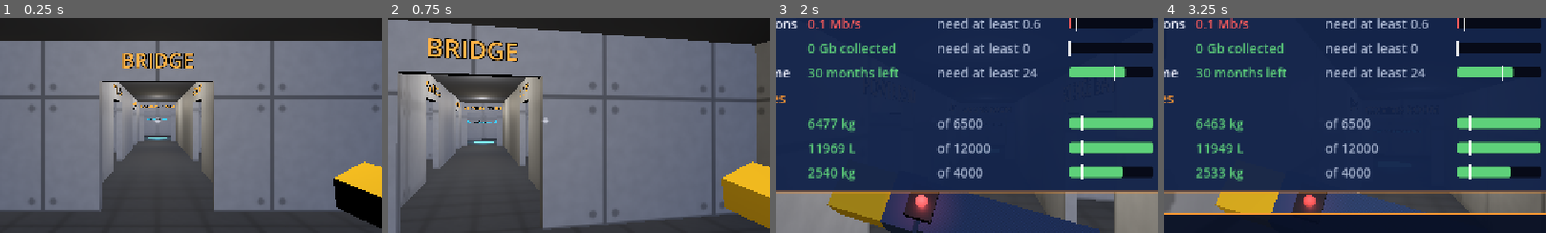
Above: before the commit, frames 1-4 (left to right).
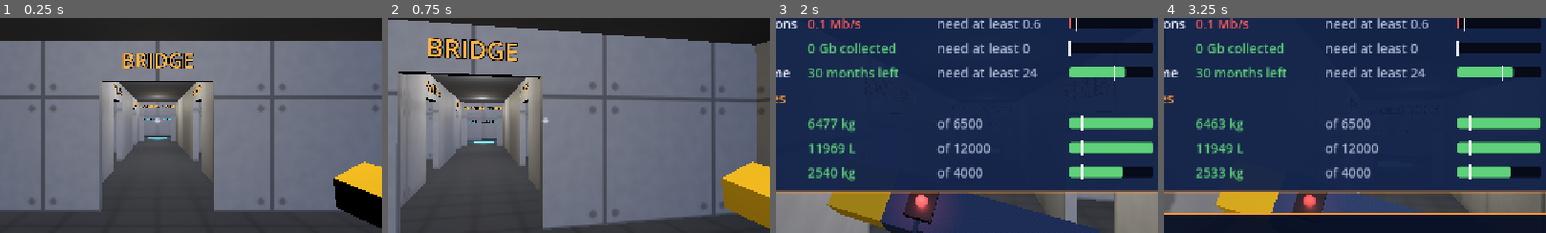
Above: after the commit, the same moments.

Repository: Kaleb-45/how-did-we-get-here
Game: Godot game, scene res://scenes/flight.tscn
Same seed, same stepped clock (60 frames per second), same inputs: the game is played once before the commit and once after it. This scene is started directly instead of the project's main scene.
Inputs (mouse positions are % of the whole screen's width and height, from its top left):
- Up to frame 1 (0.25 s): no input
- Up to frame 2 (0.75 s): tap Enter at 0.5 s; move the mouse to (55, 50) at 0.52 s; hold W (move_forward) from 0.53 s (still down); hold E (interact) from 0.53 s (still down); click (55, 50) at 0.67 s
- Up to frame 3 (2 s): keep holding W (move_forward); tap Space (jump) at 0.77, 1.07, 1.52, 1.82 s; move the mouse to (45, 50) at 1.27 s; release E (interact) at 1.28 s; tap Tab (toggle_dashboard) at 1.35 s
- Up to frame 4 (3.25 s): keep holding W (move_forward); move the mouse to (52, 48) at 2.02 s; tap 1 at 2.1 s; move the mouse to (49, 52) at 2.77 s; tap 2 at 2.85 s; click (49, 52) at 2.92 s; tap Space (jump) at 3.02 s
The pictures show only the part of the screen within x 29-79%, y 26-76%; the shares and areas given below are measured in that part.

The runs differ from the first frame. In frame 1, less than 0.1% of the frame differs, in the area x 37-45%, y 46-48%; in frame 2, less than 0.1%, in the area x 20-29%, y 47-49%; in frame 3, less than 0.1%; in frame 4, less than 0.1%.

Commit message:
Batch 5 review fixes: calm banner theme style, Flight station labels, science line waits for parts, leftovers
Co-Authored-By: Claude Opus 5.5 <noreply@anthropic.com>

Diff:
--- a/data/story.json
+++ b/data/story.json
@@ -60,7 +60,7 @@
     "launch_button": "Launch mission"
   },
   "ship": {
-    "_readme": "Names on the ship. room_names = the sign abo …(121 unchanged characters)… ng label over each glowing floor marker.",
+    "_readme": "Names on the ship. room_names = the sign abo …(121 unchanged characters)… ng label over each glowing floor marker. flight_stations = the label over the Science and Comms markers during Flight (they only work in Mars orbit).",
     "room_names": {
       "bridge": "BRIDGE",
       "power_room": "POWER ROOM",
@@ -74,6 +74,10 @@
       "life_support_food": "Food station",
       "life_support_water": "Water station",
       "life_support_air": "Air station"
+    },
+    "flight_stations": {
+      "capture": "Science station: works in Mars orbit",
+      "downlink": "Comms station: works in Mars orbit"
     }
   },
   "walk_screen": {
@@ -254,22 +258,16 @@
     "hint": "Press E (or click) when the ring closes on the target.",
     "get_ready": "Get ready...",
     "burn_label": "ORBIT BURN",
-    "results": {
-      "Perfect": "Perfect",
-      "Good": "Good",
-      "Miss": "Miss"
-    },
     "summary_title": "Orbit burn summary",
     "no_loss": "No losses. We are in orbit!",
     "cost_line": "Orbit burn: {cost}",
     "next_button": "On to Mars orbit"
   },
   "science": {
-    "_readme": "Words for the science pass (Stage 4, in the  …(205 unchanged characters)…  line after the Press E hint. sent_home / stored = result lines ({gb} = gigabits).",
+    "_readme": "Words for the science pass (Stage 4, in the  …(205 unchanged characters)…  line after the Press E hint. sent_home = result line ({gb} = gigabits).",
     "banner_capture": "TARGET IN VIEW: Science bay, press E ({seconds})",
     "banner_downlink": "GROUND STATION IN VIEW: Comms room, press E ({seconds})",
     "sent_home": "Sent home: {gb} Gb",
-    "stored": "Stored: {gb} Gb",
     "station_capture": "Science station: capture",
     "station_capture_open": "Capture now!",
     "station_downlink": "Comms station: downlink",
--- a/data/timing.json
+++ b/data/timing.json
@@ -100,6 +100,10 @@
       "kind": "fuel",
       "amount": 15,
       "source": "PLACEHOLDER"
+    },
+    "between_seconds": {
+      "value": 2.2,
+      "source": "PLACEHOLDER (game-design timing, a student can change it)"
     }
   }
 }
--- a/scenes/walk.tscn
+++ b/scenes/walk.tscn
@@ -87,10 +87,7 @@
 offset_top = 60.0
 offset_bottom = 110.0
 grow_horizontal = 2
-theme_override_colors/font_color = Color(0.25, 0.82, 1, 1)
-theme_override_colors/font_outline_color = Color(0, 0, 0, 1)
-theme_override_constants/outline_size = 8
-theme_type_variation = &"HeadingText"
+theme_type_variation = &"CalmBannerText"
 horizontal_alignment = 1
 
 [node name="ControlsHint" type="Label" parent="HUD"]
--- a/scripts/orbit_burn.gd
+++ b/scripts/orbit_burn.gd
@@ -57,7 +57,7 @@
 	if result == "Miss":
 		GameState.add_damage(cost["kind"], cost["amount"])
 	inner_voice.say(voice_lines["results"][result])
-	await get_tree().create_timer(Data.timing["launch"]["between_seconds"]).timeout
+	await get_tree().create_timer(numbers["between_seconds"]["value"]).timeout
 	show_summary(result, cost)
 
 
--- a/scripts/science_pass.gd
+++ b/scripts/science_pass.gd
@@ -30,6 +30,7 @@
 var captured: bool = false       # the capture press was done
 var downlinked: bool = false     # the downlink press was done
 var sent_home_text: String = ""  # "Sent home: X Gb", shown in the banner after the downlink
+var downlink_line_waiting: bool = false   # the "ground station in view" line waits until all parts are back on
 var press_kind: String = ""      # "capture" or "downlink" while a ring runs
 
 
@@ -61,6 +62,9 @@
 	elapsed += delta
 	set_window("capture", elapsed >= numbers["capture_start_seconds"]["value"] and elapsed < numbers["capture_end_seconds"]["value"])
 	set_window("downlink", elapsed >= numbers["downlink_start_seconds"]["value"] and elapsed < numbers["downlink_end_seconds"]["value"])
+	if downlink_line_waiting and downlink_open and GameState.parts_off.is_empty():
+		downlink_line_waiting = false
+		walk.say(lines["station_in_view"])
 	update_banner()
 
 
@@ -77,9 +81,15 @@
 	var label: Label3D = ship.science_labels[kind]
 	if is_open:
 		label.text = words["station_" + kind + "_open"]
-		walk.say(lines["target_in_view"] if kind == "capture" else lines["station_in_view"])
+		if kind == "capture":
+			walk.say(lines["target_in_view"])
+		elif GameState.parts_off.is_empty():
+			walk.say(lines["station_in_view"])
+		else:
+			downlink_line_waiting = true   # do not hide the "switch things back on" reminder
 	else:
 		label.text = words["station_" + kind]
+		downlink_line_waiting = false
 		var done: bool = captured if kind == "capture" else downlinked
 		if not done:
 			walk.say(lines[kind + "_window_missed"])
--- a/scripts/walk.gd
+++ b/scripts/walk.gd
@@ -71,6 +71,10 @@
 	GameState.fill_default_choices()
 
 	ship.build()
+	if flight_mode:
+		# The Science and Comms stations only work in Mars orbit: say so on their labels.
+		for kind in ship.science_labels:
+			ship.science_labels[kind].text = Data.story["ship"]["flight_stations"][kind]
 	spacecraft.build()   # (parked outside the ship for now: the parts move to the windows later)
 	power_panel.build()
 	put_player_at_start()
--- a/theme/game_theme.tres
+++ b/theme/game_theme.tres
@@ -21,6 +21,7 @@
 ;   AccentText   small headings (orange)                 24
 ;   TableText    the dashboard rows                      22
 ;   BannerText   the POWER LOW alarm                     46
+;   CalmBannerText  the cyan science pass banner         34
 ;   SubtitleSpeaker  the amber speaker name in the cutscene subtitles  22
 ;   SubtitleLine     the white subtitle words in the cutscene          26
 ;   SubtitlePanel    the rounded, slightly see-through navy box behind the subtitles
@@ -190,6 +191,11 @@
 TableText/font_sizes/font_size = 22
 BannerText/base_type = &"Label"
 BannerText/font_sizes/font_size = 46
+CalmBannerText/base_type = &"Label"
+CalmBannerText/colors/font_color = Color(0.25, 0.82, 1, 1)
+CalmBannerText/colors/font_outline_color = Color(0, 0, 0, 1)
+CalmBannerText/constants/outline_size = 8
+CalmBannerText/font_sizes/font_size = 34
 ScreenBackground/base_type = &"Panel"
 ScreenBackground/styles/panel = SubResource("Background")
 NavyPanel/base_type = &"PanelContainer"
